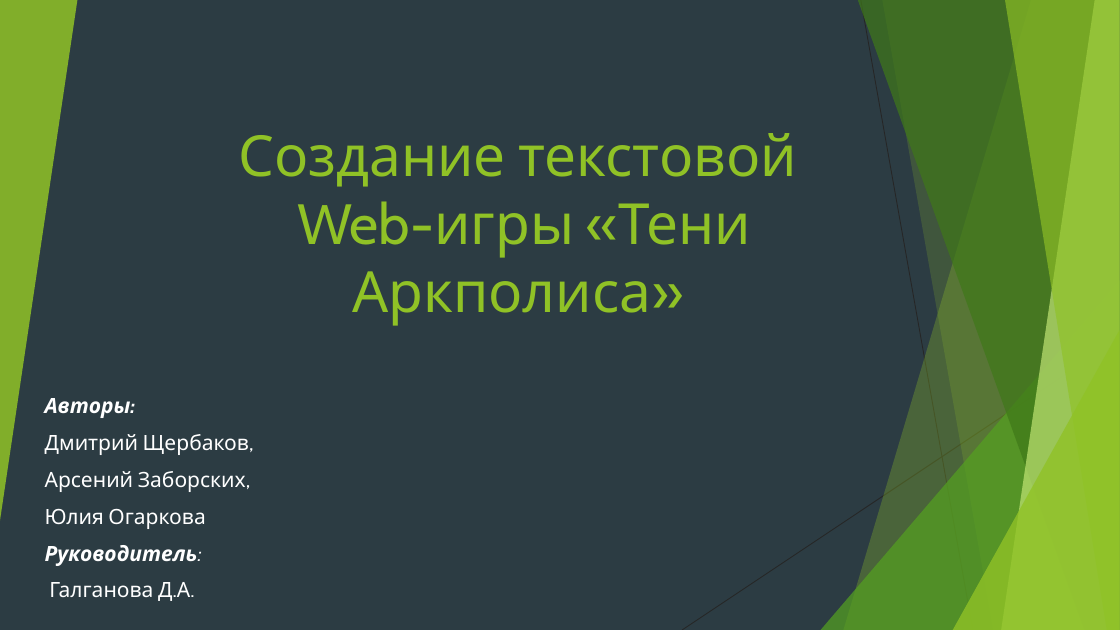
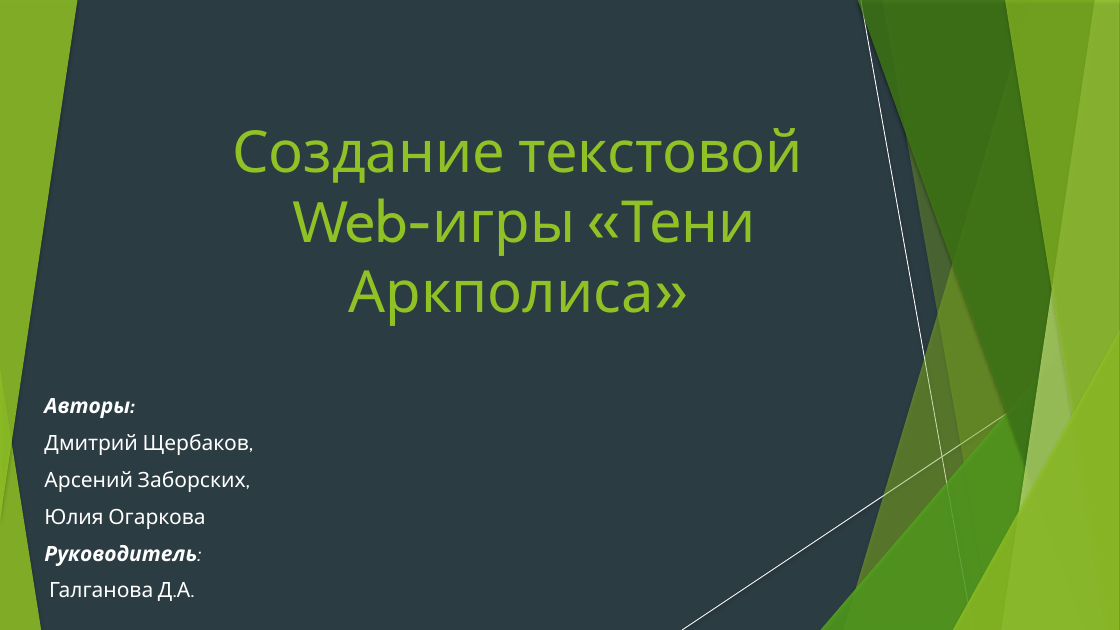
Before and after one commit to Vegoram/Roguelike-Site-Game, a slide deck: slide 1 of презентация.pptx. Drawn at 1120x630 pixels with LibreOffice and Linux fonts; fonts in the diff are those of the drawing. Boxes give left, top, right and bottom in pixels: in the first picture for what was removed or moved away, otherwise in the second. Text is boxed around its words. In the diff, an @@ line names an element or a change of style, - is before the commit and + after.

```diff
--- a/презентация.pptx
+++ b/презентация.pptx
@@ shadow on in 7 elements at [844, 0, 1120, 630], [821, 280, 1120, 630], [858, 0, 1120, 630], [1002, 0, 1120, 630], [1005, 0, 1120, 630], [953, 330, 1120, 630], [0, 0, 77, 521] @@
@@ line (861, 0) - (973, 630): stroke #262626 0.75 pt to #FFFFFF 0.74 pt @@
@@ freeform shape at [882, 0, 1120, 630]: shadow on; outline redrawn @@
@@ text "Создание текстовой Web-игры «Тени Аркполиса»" at [232, 128, 803, 326]: size 48.6 to 49.7 pt @@
@@ line (1120, 339) - (682, 630): stroke #262626 0.75 pt to #FFFFFF 0.74 pt @@
@@ group added at [821, 0, 1120, 630]: 5 freeform shapes, 2 triangles @@
@@ triangle added at [0, 369, 41, 630], fill #90C226 at 85% opacity @@
```
Also in this commit, not shown: 8 other slides changed, 1 slide added.
